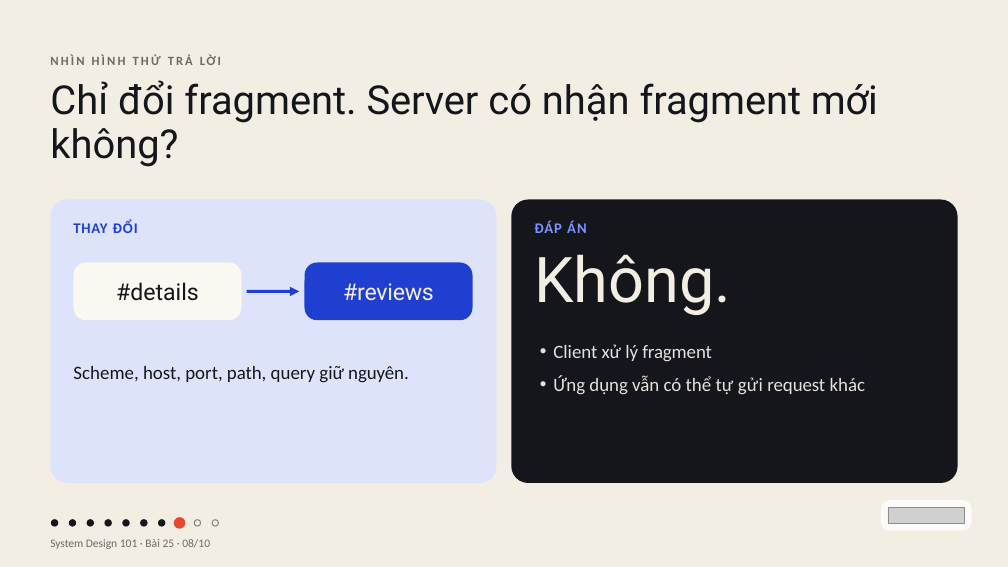
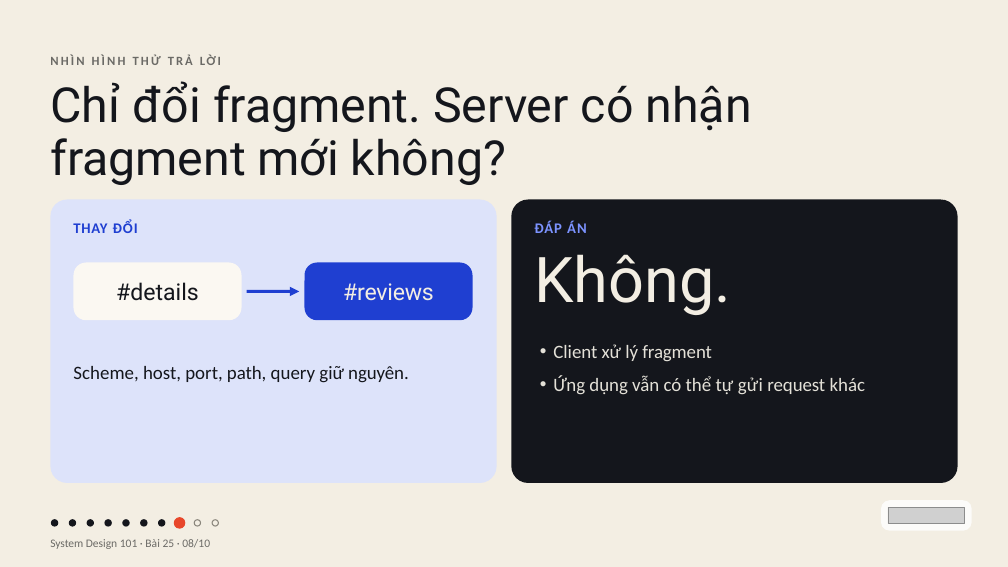
Before and after one commit to vohoailinh90/tool-marketing-studio, a slide deck: slide 8 of system-design-101/vi/lessons/sd-01-025/slides/sd-01-025.pptx. Drawn at 1008x567 pixels with LibreOffice and Linux fonts; fonts in the diff are those of the drawing; grey boxes stand for pictures. Boxes give left, top, right and bottom in pixels: in the first picture for what was removed or moved away, otherwise in the second. Text is boxed around its words. In the diff, an @@ line names an element or a change of style, - is before the commit and + after.

```diff
--- a/system-design-101/vi/lessons/sd-01-025/slides/sd-01-025.pptx
+++ b/system-design-101/vi/lessons/sd-01-025/slides/sd-01-025.pptx
@@ text "Chỉ đổi fragment. Server có ..." at bbox=[50, 81, 752, 185]: size 57 to 69 pt; letter spacing 0 to 0.1 pt in "Chỉ"; letter spacing 0 to -0.1 pt in "fragment."; letter spacing -0.1 to -0.2 pt in "Server"; line spacing 62.7pt to 75.9pt @@
```
Also in this commit, not shown: 4 other files.
